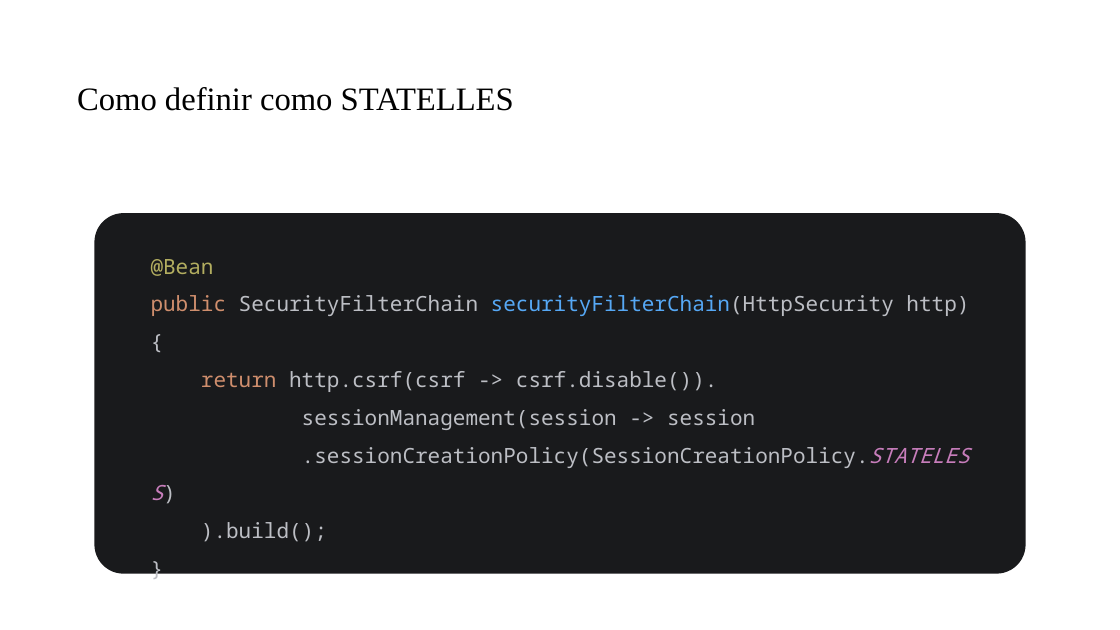
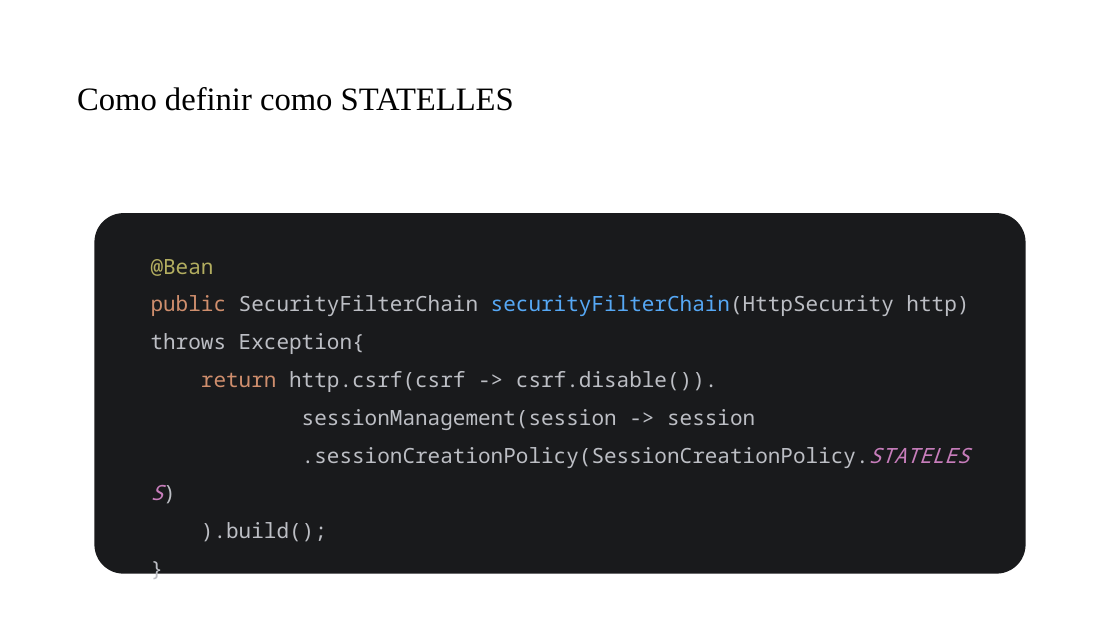
Before and after one commit to PedroMiho/UMC, a slide deck: slide 15 of engenharia-software/software-corporativo/boas-praticas/aula-06-spring-security/spring-security.pptx. Drawn at 1120x630 pixels with LibreOffice and Linux fonts; fonts in the diff are those of the drawing; background and template pictures are left out. Boxes give left, top, right and bottom in pixels: in the first picture for what was removed or moved away, otherwise in the second. Text is boxed around its words. In the diff, an @@ line names an element or a change of style, - is before the commit and + after.

```diff
--- a/engenharia-software/software-corporativo/boas-praticas/aula-06-spring-security/spring-security.pptx
+++ b/engenharia-software/software-corporativo/boas-praticas/aula-06-spring-security/spring-security.pptx
@@ text at [151, 259, 969, 468]: text changed @@
-@Bean
-public SecurityFilterChain securityFilterChain(HttpSecurity http){
-return http.csrf(csrf -> csrf.disable()).
-sessionManagement(session -> session
-.sessionCreationPolicy(SessionCreationPolicy.STATELESS)
-).build();
-}
+@Bean
+public SecurityFilterChain securityFilterChain(HttpSecurity http) throws Exception{
+return http.csrf(csrf -> csrf.disable()).
+sessionManagement(session -> session
+.sessionCreationPolicy(SessionCreationPolicy.STATELESS)
+).build();
+}
```
Also in this commit, not shown: 5 other slides changed.
